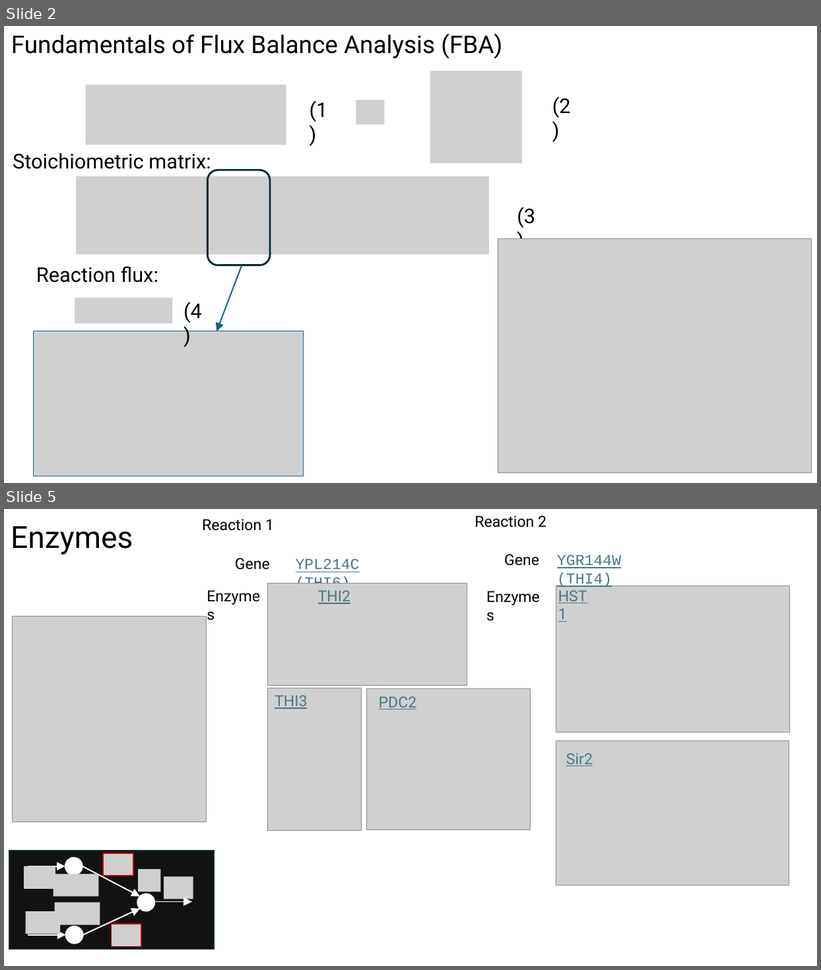
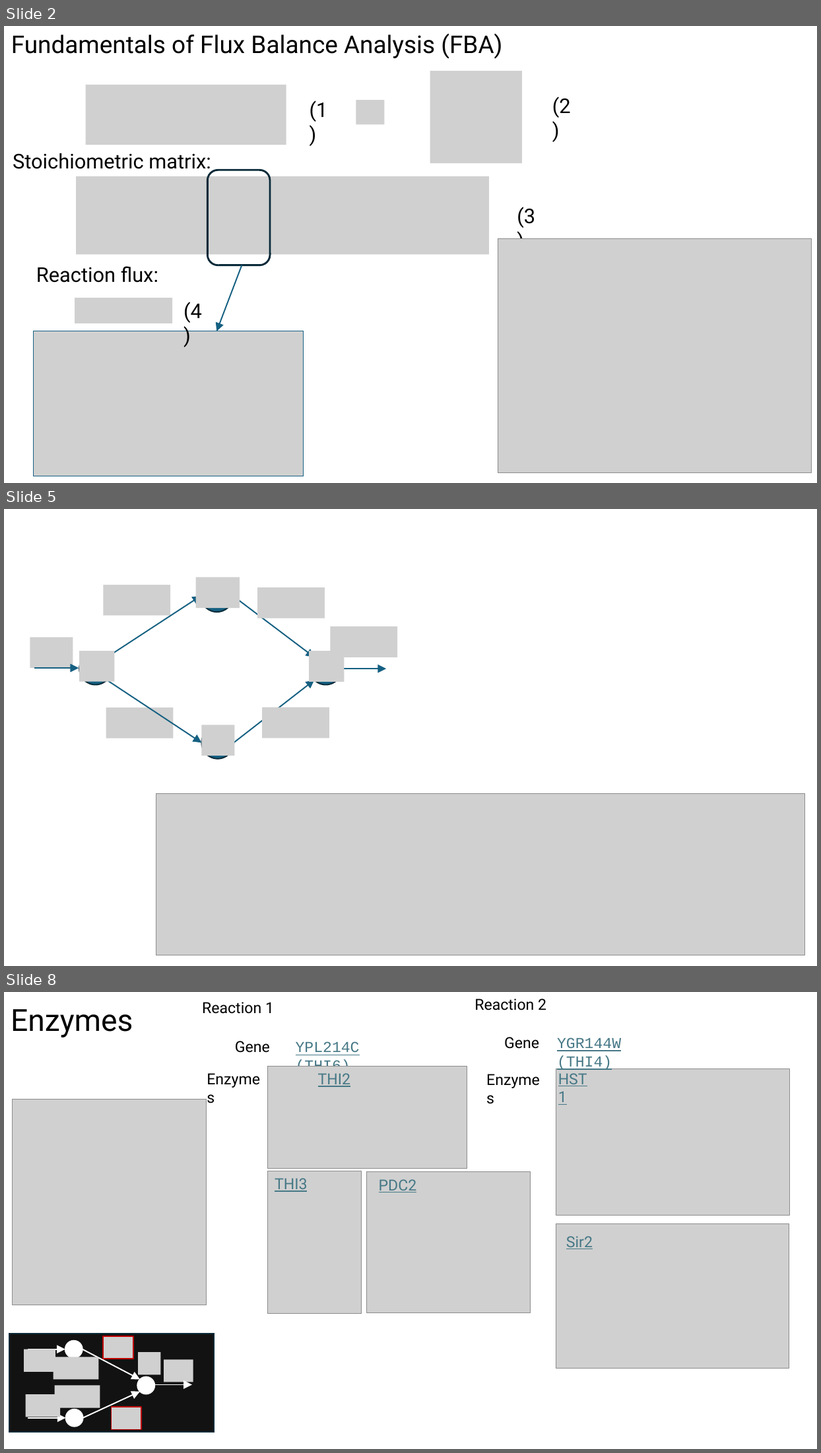
Before and after one commit to tkn-tub/bioelectrodynamics, a slide deck: slides/slides.pptx. Shown one above the other, each under a label of ours: slides 2 and 5 before the commit, slides 2, 5 and 8 after it; the slides between them are not shown. The pictures are 821x970 and 821x1453 pixels, drawn with LibreOffice and Linux fonts; fonts in the diff are those of the drawing; grey boxes stand for pictures. Boxes give left, top, right and bottom in pixels: in the first picture for what was removed or moved away, otherwise in the second. Text is boxed around its words. In the diff, an @@ line names an element or a change of style, - is before the commit and + after.

```diff
--- a/slides/slides.pptx
+++ b/slides/slides.pptx
@@ slide 5 added at [4, 509, 817, 966], background #FFFFFF @@
@@ picture added at [104, 585, 170, 615] @@
@@ picture added at [195, 578, 240, 608] @@
@@ ellipse added at [201, 580, 234, 612], fill #156082, outline #092A39 1.5 pt @@
@@ picture added at [257, 588, 325, 618] @@
@@ arrow added from (107, 657) to (201, 596), #156082 1.5 pt @@
@@ arrow added from (234, 596) to (314, 657), #156082 1.5 pt @@
@@ picture added at [330, 626, 397, 657] @@
@@ picture added at [30, 637, 73, 667] @@
@@ ellipse added at [80, 653, 112, 685], fill #156082, outline #092A39 1.5 pt @@
@@ picture added at [80, 651, 115, 682] @@
@@ picture added at [309, 651, 345, 682] @@
@@ ellipse added at [310, 653, 342, 685], fill #156082, outline #092A39 1.5 pt @@
@@ arrow added from (34, 668) to (79, 668), #156082 1.5 pt @@
@@ arrow added from (107, 681) to (201, 743), #156082 1.5 pt @@
@@ arrow added from (234, 743) to (314, 681), #156082 1.5 pt @@
@@ arrow added from (342, 669) to (386, 669), #156082 1.5 pt @@
@@ picture added at [106, 708, 173, 739] @@
@@ picture added at [201, 725, 234, 755] @@
@@ picture added at [262, 707, 329, 738] @@
@@ ellipse added at [201, 727, 234, 759], fill #156082, outline #092A39 1.5 pt @@
@@ picture added at [156, 795, 805, 956] @@
@@ what was slide 5 is now slide 8 @@
```
Also in this commit, not shown: 2 slides changed, 4 other slides added, 2 other files.
